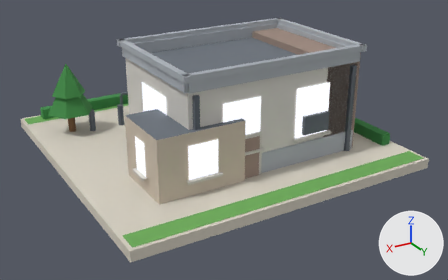
What one commit did to the glTF model public/models/23.glb.
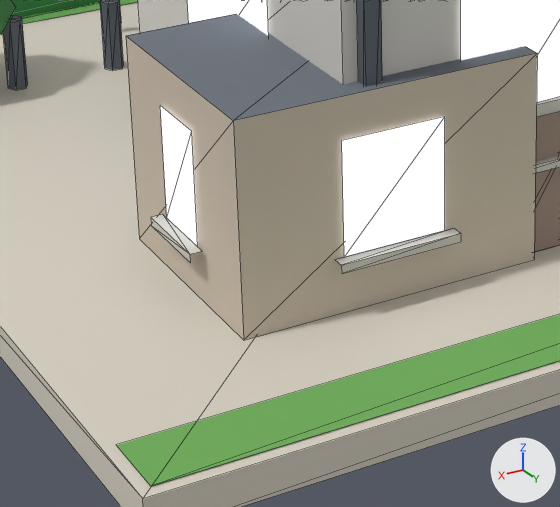
Old and new are each drawn whole from a 50 mm camera at (0.91, 1.609, 0.813) aimed at (-0.011, 0.074, 0.045) and again close up on the part from 20% to 56% of the width and 37% to 91% of the height. Lighting does not change. The marker at lower right points along +X, +Y and +Z. The older version's two pictures come first. The close-ups show mesh edges as thin lines. Vertices at exactly the same position are counted once.

Names of what the first close-up shows: 'b23'.
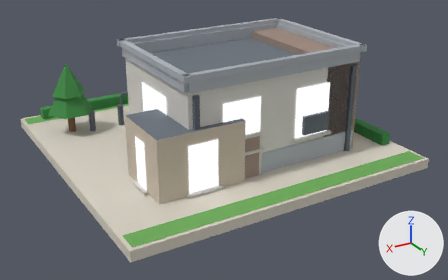
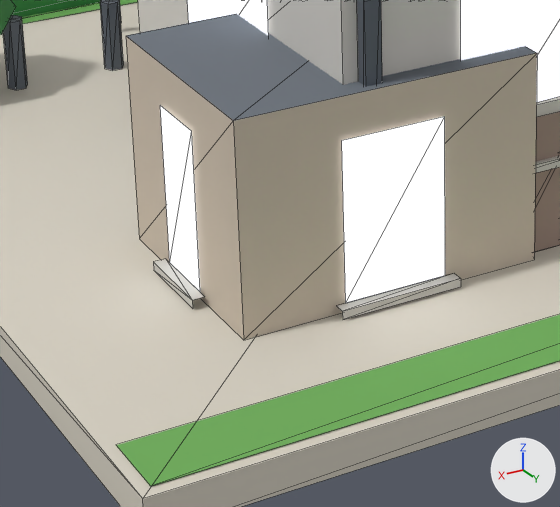
What changed in the scene script:
```text
Change me_b23:
    where me_b23.from_pydata(...)  # 585 vertices, 662 faces; spans x -0.48..0.48, y -0.48..0.48, z 0.0..0.358
    used by ob_b23; location = (0.0, 0.0, 0.0)
    before: 252 (0.244, 0.323, 0.079) at pixel (344, 257), 253 (0.155, 0.323, 0.079) at pixel (444, 230), 256 (0.333, 0.191, 0.079) at pixel (166, 218), 257 (0.333, 0.25, 0.079) at pixel (197, 246)
    me_b23 part 1: the loose piece of 6 vertices spanning x 0.147..0.253, y 0.323..0.333, z 0.072..0.079 is moved by (0.0, 0.0, -0.04)
    me_b23 part 2: the loose piece of 6 vertices spanning x 0.333..0.343, y 0.182..0.258, z 0.072..0.079 is moved by (0.0, 0.0, -0.04)
    me_b23 part 3
    add for i in [252, 253, 256, 257]: me_b23.vertices[i].co += Vector((0.0, 0.0, -0.04))
```

Location of each change, [x1, y1, x2, y2] in pixels of the close-ups (560 x 507 px; the box of a moved part takes in the faces that stretch with it):
part 1 of me_b23, moved or reshaped
    before: [336, 228, 461, 274]
    after: [337, 273, 461, 320]
part 2 of me_b23, moved or reshaped
    before: [151, 214, 202, 262]
    after: [153, 259, 205, 308]
part 3 of me_b23, moved or reshaped
    before: [160, 105, 445, 257]
    after: [160, 105, 445, 303]
